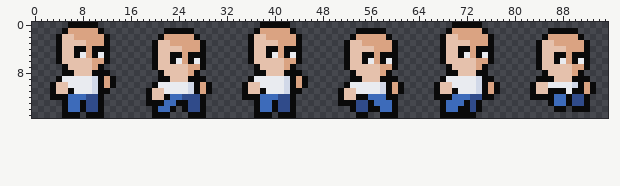
One commit to this sprite sheet: textures/characters/player.png. The picture above is the old version.
The file is 96x16 pixels.
The result:
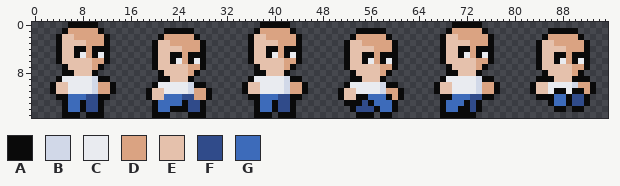
Palette (. is transparent): A #0a0a0a  B #d1d8e8  C #e9ebf0  D #daa382  E #e5c1ac  F #304b8a  G #3d6bba
Difference:
y 8: x 11..12 AA -> ..; x 43..44 AA -> ..; x 75 A -> .
y 9: x 12..13 DA -> A.; x 27..28 AA -> ..; x 44..45 DA -> A.; x 59..60 AA -> ..
y 10: x 11 A -> D; x 28..29 DA -> A.; x 43 A -> D; x 60..61 DA -> A.; x 75 A -> D; x 91 A -> D
y 11: x 6 A -> C; x 11..13 AA. -> DDA; x 27 A -> D; x 38 A -> C; x 43..45 AA. -> DDA; x 59 A -> D; x 70 A -> C; x 75 A -> D; x 86 A -> C
y 12: x 3 A -> .; x 12 . -> A; x 22 A -> G; x 27..29 FA. -> DDA; x 35 A -> .; x 44 . -> A; x 60..61 A. -> DA; x 67 A -> .; x 83 A -> .
y 13: x 19 A -> .; x 21 A -> G; x 24 A -> G; x 51 A -> .; x 54 F -> A
y 14: x 24 . -> A; x 56 A -> F; x 92 A -> .
y 15: x 56 . -> A; x 60 A -> .
